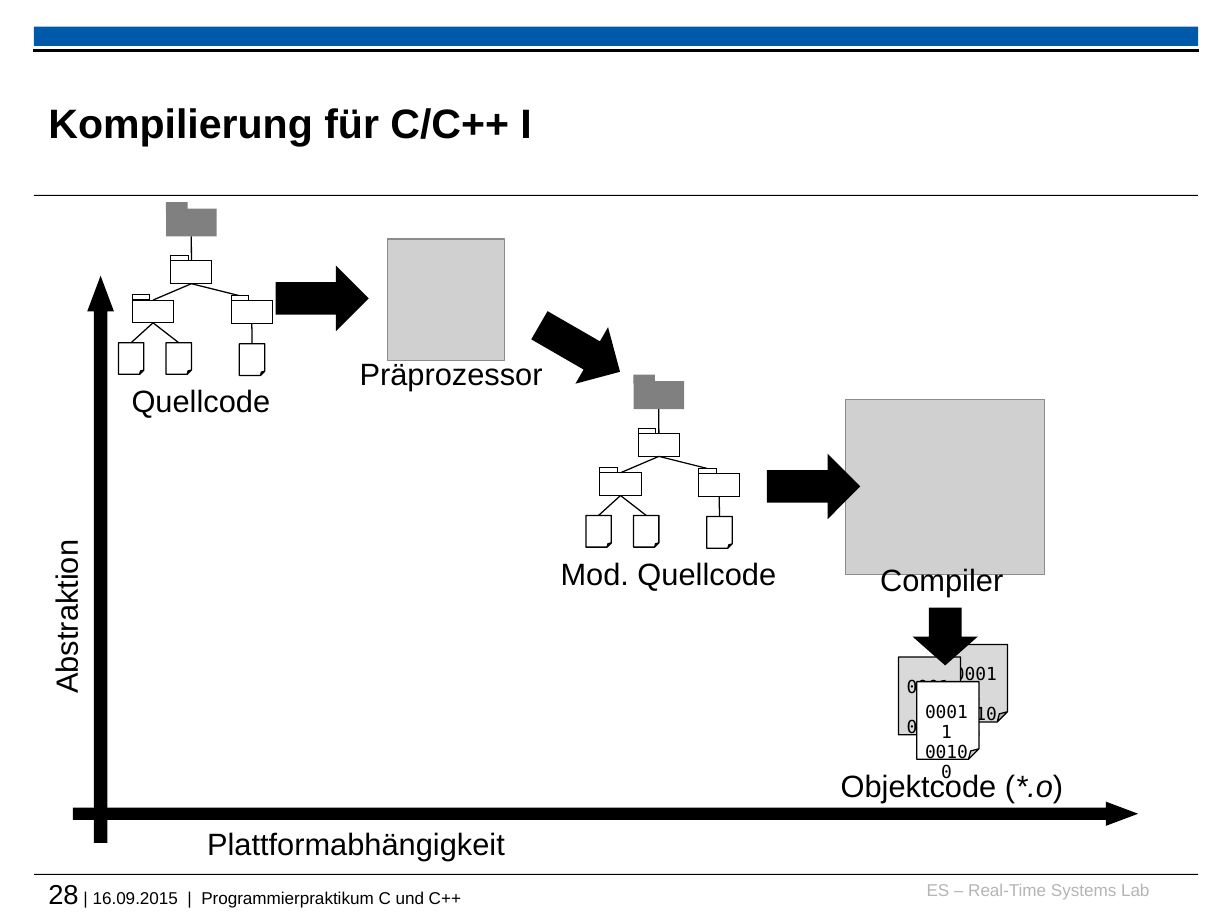
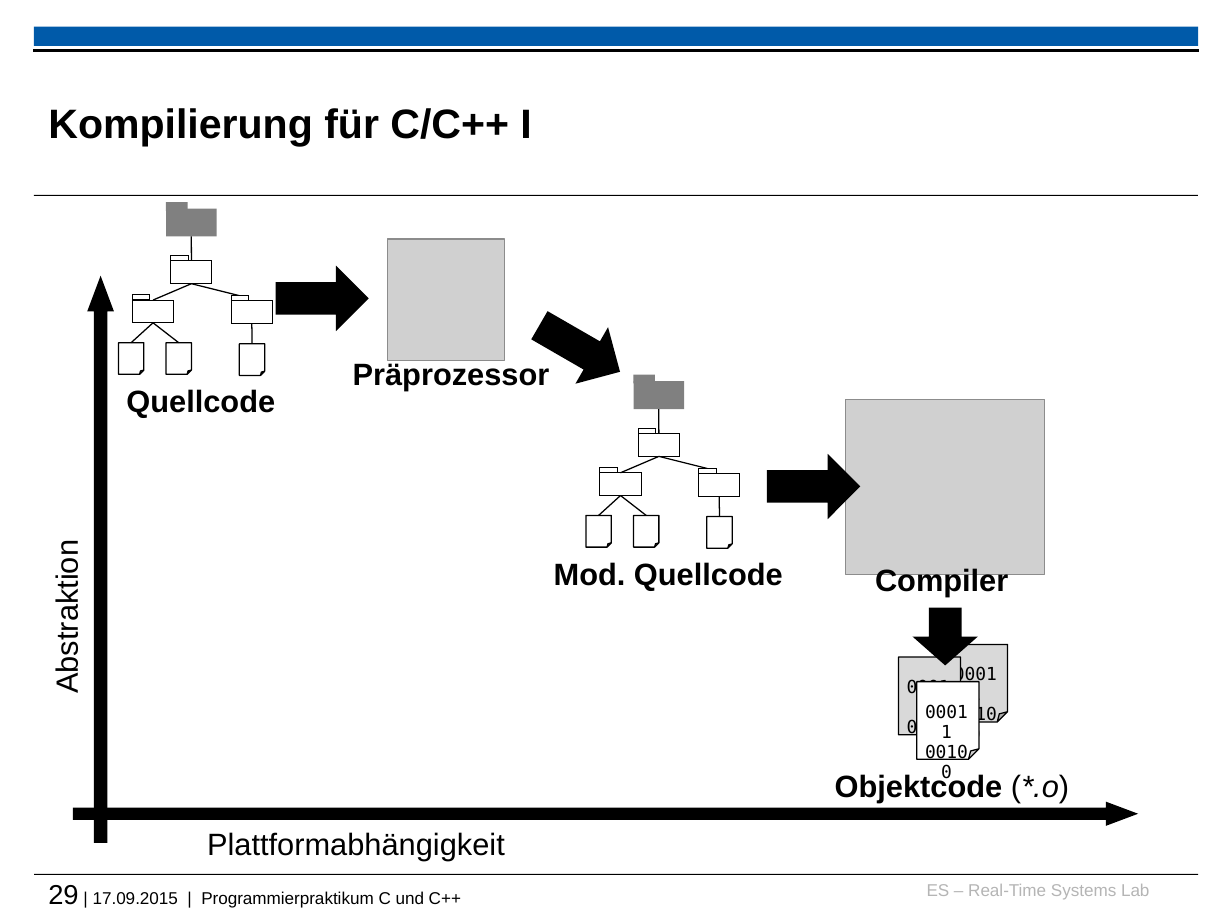
Before and after one commit to h82k/tud-cppp, a slide deck: slide 29 of cppp_lecture.pptx (slide 28 before the commit). Drawn at 1232x924 pixels with LibreOffice and Linux fonts; fonts in the diff are those of the drawing; grey boxes stand for pictures; background and template pictures are left out. Boxes give left, top, right and bottom in pixels: in the first picture for what was removed or moved away, otherwise in the second. Text is boxed around its words. In the diff, an @@ line names an element or a change of style, - is before the commit and + after.

```diff
--- a/cppp_lecture.pptx
+++ b/cppp_lecture.pptx
@@ bold on in 4 elements at bbox=[875, 568, 1008, 597], bbox=[126, 389, 275, 418], bbox=[554, 562, 783, 591], bbox=[353, 360, 550, 390] @@
@@ text "Präprozessor": place and size @@
-text "Präprozessor" at bbox=[360, 360, 543, 390]
+text "Präprozessor" at bbox=[353, 360, 550, 390]
@@ text "Mod. Quellcode": place and size @@
-text "Mod. Quellcode" at bbox=[561, 562, 776, 591]
+text "Mod. Quellcode" at bbox=[554, 562, 783, 591]
@@ text "Objektcode (*.o)" at bbox=[835, 773, 1069, 803]: bold on in "Objektcode" @@
@@ text at bbox=[48, 885, 461, 908]: text changed @@
-28 | 16.09.2015 | Programmierpraktikum C und C++
+29 | 17.09.2015 | Programmierpraktikum C und C++
```
Also in this commit, not shown: 6 other slides changed, 3 slides added, 1 slide removed, 1 other file.
